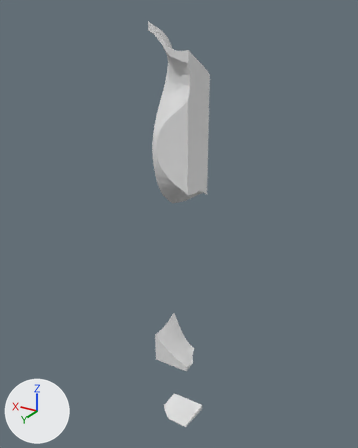
An edit to the glTF model assets/terrain/surface_pieces/surf_36_8.glb, drawn before and after from the same camera.
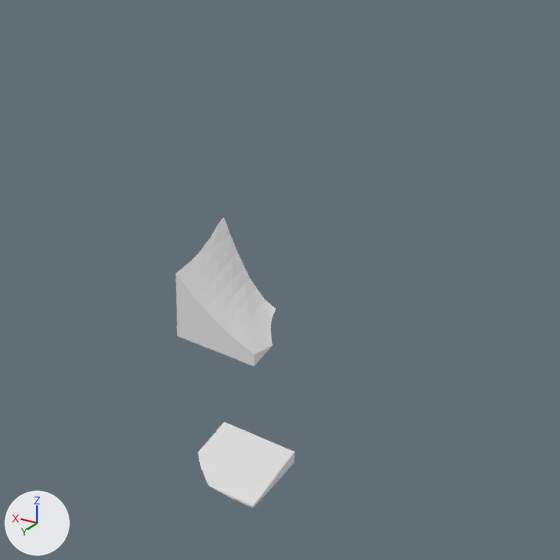
Each version appears first whole from a camera (50 mm lens) standing at (42.6, 117.6, -4.3) and looking at (73.3, 66.4, -30.0), and next in a close-up on the part from 24% to 86% of the width and 51% to 100% of the height. The lights are fixed; the arrows at lower left show +X, +Y and +Z. The first two pictures are the older version. Where no turn or scale is listed for an object, it has been applied to the vertices.

Objects in the first close-up: 'layer_11', 'layer_8'.
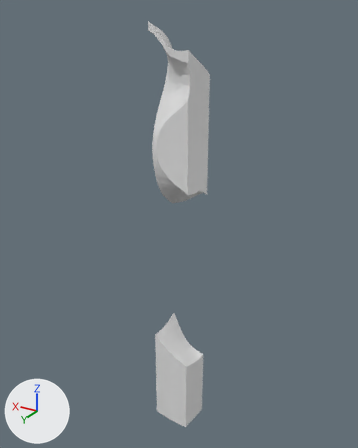
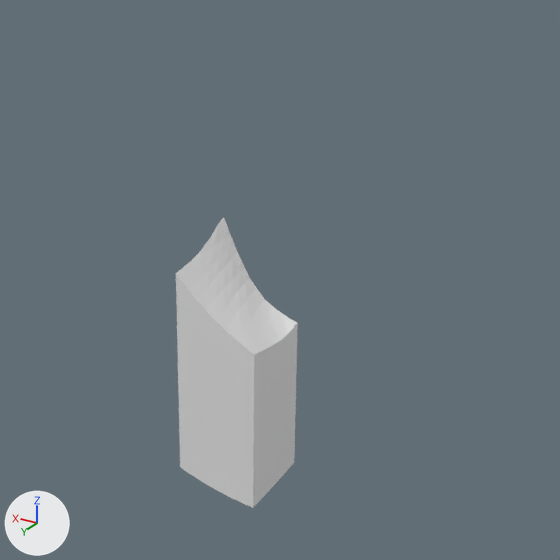
Pixel boxes [x1, y1, x2, y2] of what changed, in the close-ups (560 x 560 px):
'layer_9', added
    after: [177, 309, 298, 438]
'layer_10', added
    after: [179, 387, 296, 506]
'layer_11', unchanged, covered by the edit
    before: [198, 422, 295, 508]
    after: [213, 452, 295, 508]

Patch to the scene script:
```diff
--- a/assets/terrain/surface_pieces/surf_36_8.glb.py
+++ b/assets/terrain/surface_pieces/surf_36_8.glb.py
@@ me_layer_10 @@
+me_layer_10.from_pydata(...)  # 33 vertices, 62 faces; spans x 70.0..75.0, y 65.0..70.0, z -60.0..-55.0
@@ me_layer_9 @@
+me_layer_9.from_pydata(...)  # 28 vertices, 52 faces; spans x 70.0..75.0, y 65.0..70.0, z -55.0..-50.0
@@ ob_layer_10 @@
+ob_layer_10 = bpy.data.objects.new('layer_10', me_layer_10)
+ob_layer_10.location = (0.0, 0.0, 0.0)
@@ ob_layer_9 @@
+ob_layer_9 = bpy.data.objects.new('layer_9', me_layer_9)
+ob_layer_9.location = (0.0, 0.0, 0.0)
```
